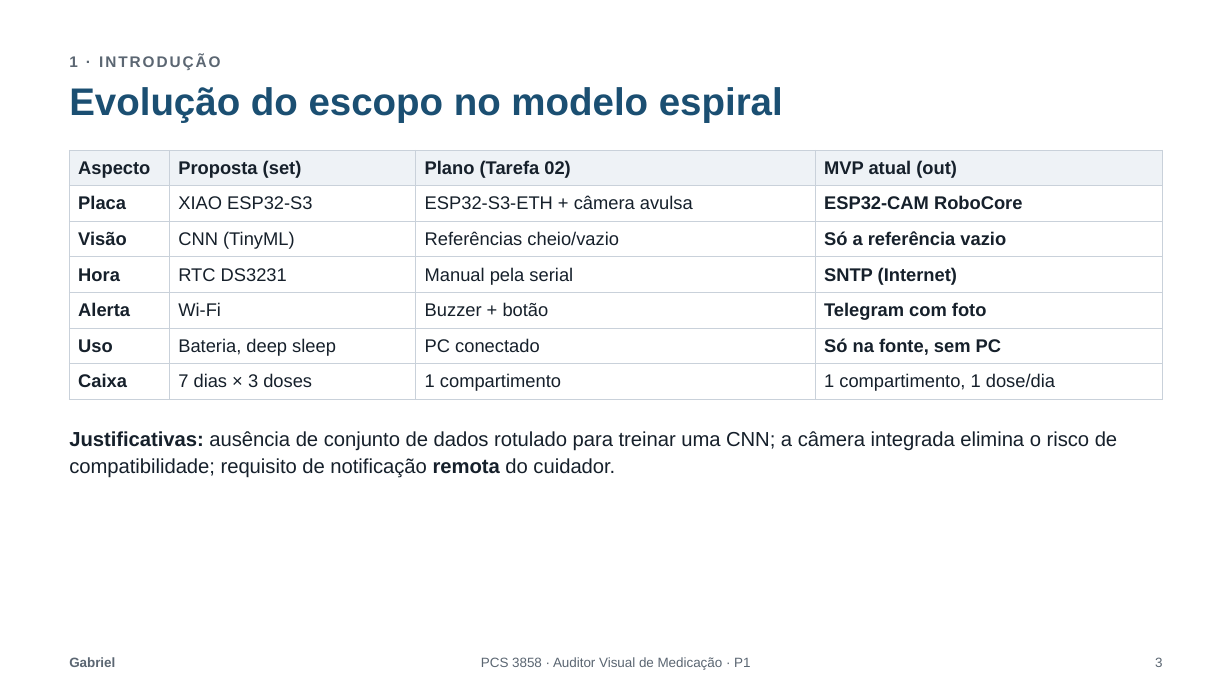
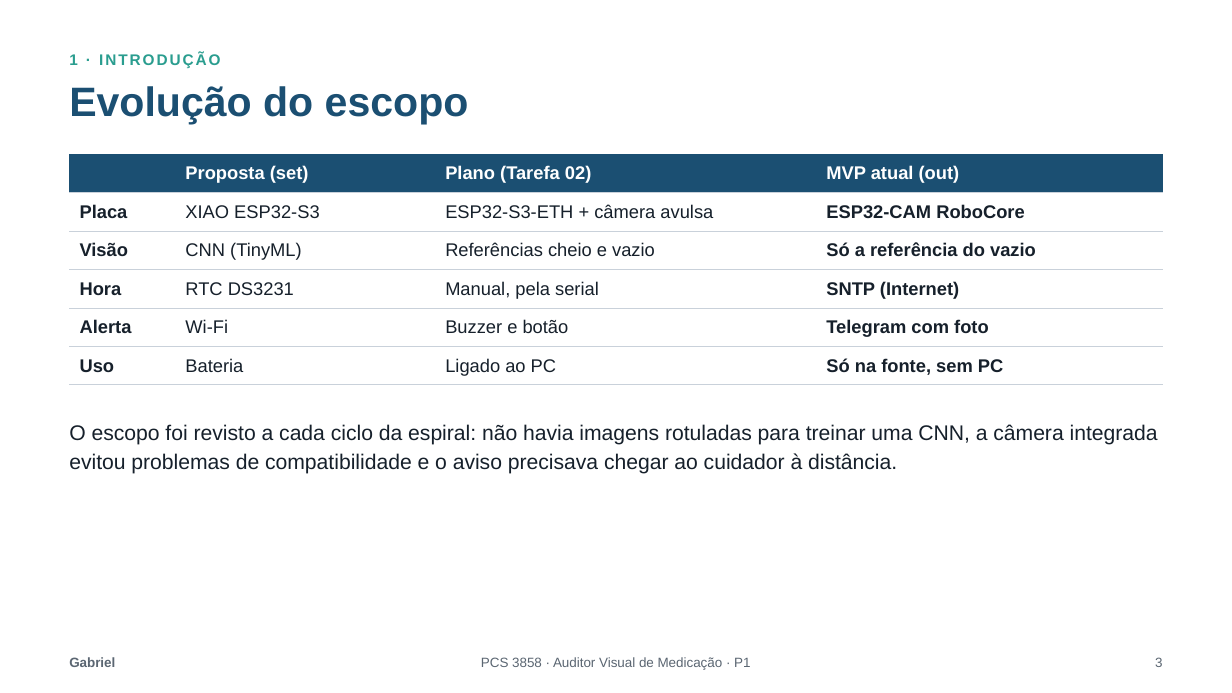
Before and after one commit to MurakamiHenrique/auditor-de-medicacao, a slide deck: slide 3 of Entrega-P1/Apresentacao_P1.pptx. Drawn at 1232x693 pixels with LibreOffice and Linux fonts; fonts in the diff are those of the drawing. Boxes give left, top, right and bottom in pixels: in the first picture for what was removed or moved away, otherwise in the second. Text is boxed around its words. In the diff, an @@ line names an element or a change of style, - is before the commit and + after.

```diff
--- a/Entrega-P1/Apresentacao_P1.pptx
+++ b/Entrega-P1/Apresentacao_P1.pptx
@@ text "1 · INTRODUÇÃO" at (x1=69, y1=53, x2=220, y2=68): text colour #5B6672 to #2A9D8F @@
@@ title at (x1=69, y1=86, x2=469, y2=124): text changed; size 30 to 32 pt @@
-Evolução do escopo no modelo espiral
+Evolução do escopo
@@ table at (x1=69, y1=154, x2=1163, y2=379) @@
-row 1, column 1: Aspecto
+row 1, column 1: 
-row 3: Visão | CNN (TinyML) | Referências cheio/vazio | Só a referência vazio
-row 4: Hora | RTC DS3231 | Manual pela serial | SNTP (Internet)
-row 5: Alerta | Wi-Fi | Buzzer + botão | Telegram com foto
-row 6: Uso | Bateria, deep sleep | PC conectado | Só na fonte, sem PC
-row 7: Caixa | 7 dias × 3 doses | 1 compartimento | 1 compartimento, 1 dose/dia
+row 3: Visão | CNN (TinyML) | Referências cheio e vazio | Só a referência do vazio
+row 4: Hora | RTC DS3231 | Manual, pela serial | SNTP (Internet)
+row 5: Alerta | Wi-Fi | Buzzer e botão | Telegram com foto
+row 6: Uso | Bateria | Ligado ao PC | Só na fonte, sem PC
@@ table resized from (x1=69, y1=150, x2=1163, y2=395) to (x1=69, y1=154, x2=1163, y2=379) @@
@@ text at (x1=69, y1=424, x2=1158, y2=474): text changed; size 15.8 to 16.5 pt @@
-Justificativas: ausência de conjunto de dados rotulado para treinar uma CNN; a câmera integrada elimina o risco de compatibilidade; requisito de notificação remota do cuidador.
+O escopo foi revisto a cada ciclo da espiral: não havia imagens rotuladas para treinar uma CNN, a câmera integrada evitou problemas de compatibilidade e o aviso precisava chegar ao cuidador à distância.
```
Also in this commit, not shown: 11 other slides changed.
